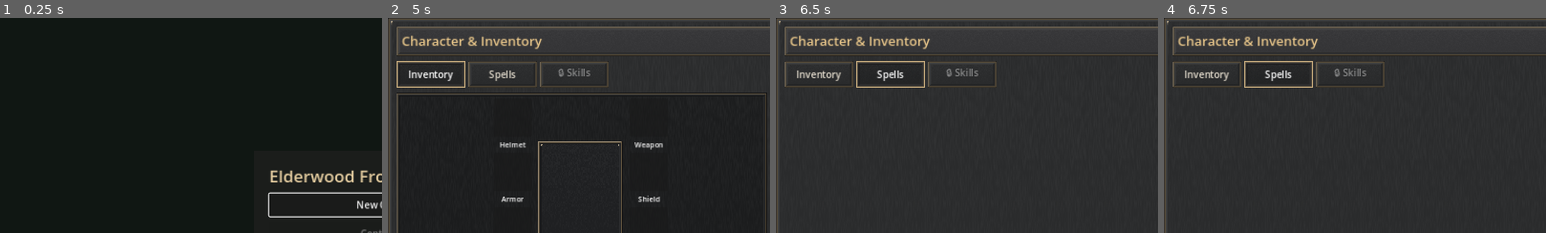
Above: before the commit, frames 1-4 (left to right).
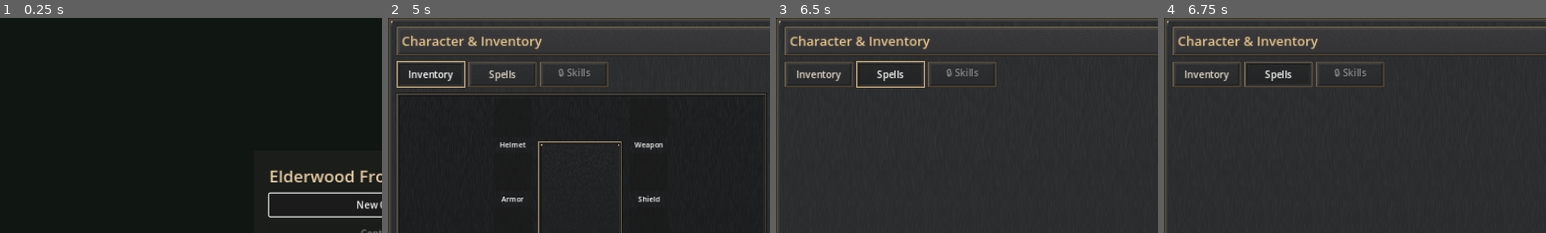
Above: after the commit, the same moments.

Repository: bhubler/elderwood-frontier-pc
Game: Godot game, scene res://scenes/game_menu.tscn
Same seed, same stepped clock (60 frames per second), same inputs: the game is played once before the commit and once after it.
Inputs (mouse positions are % of the whole screen's width and height, from its top left):
- Up to frame 1 (0.25 s): no input
- Up to frame 2 (5 s): click "New Game" at 0.5 s; click "HUMAN Frontier traveler / wea…" at 1.25 s; click "X" at 2 s; click "Continue" at 2.75 s; click "Continue" at 3.5 s; click "Inventory" at 4.25 s
- Up to frame 3 (6.5 s): click "Spells" at 5 s; tap Enter at 5.75 s; move the mouse to (72, 45) at 5.77 s; hold D from 5.78 s (still down); tap E at 5.85 s; click (72, 45) at 5.92 s; tap Space at 6.02 s
- Up to frame 4 (6.75 s): tap Space at 6.5 s; move the mouse to (30, 55) at 6.52 s; release D at 6.53 s; hold S from 6.53 s (still down); tap E at 6.6 s; click (30, 55) at 6.67 s
The pictures show only the part of the screen within x 0-50%, y 0-50%; the shares and areas given below are measured in that part.

Frames 1-3 are identical in both runs. In frame 4, 0.2% of the frame differs, in the area x 21-39%, y 20-33%.
Error in both runs: Invalid assignment of property or key 'accessibility_name' with value of type 'String' on a base object of type 'OptionButton'. (res://scripts/village_interact…

Commit message:
Use speaking NPC portraits across dialogue and quests

Diff:
--- /dev/null
+++ b/scripts/dialogue_portrait.gd
@@ -0,0 +1,26 @@
+extends TextureRect
+## Displays the speaker's in-world artwork, including their wardrobe variant.
+
+func _init() -> void:
+    custom_minimum_size = Vector2(112, 128)
+    size_flags_vertical = Control.SIZE_SHRINK_CENTER
+    expand_mode = TextureRect.EXPAND_IGNORE_SIZE
+    stretch_mode = TextureRect.STRETCH_KEEP_ASPECT_CENTERED
+    texture_filter = CanvasItem.TEXTURE_FILTER_NEAREST
+    mouse_filter = Control.MOUSE_FILTER_IGNORE
+
+func show_speaker(actor: Node, fallback: Texture2D = null) -> void:
+    texture = fallback
+    material = null
+    flip_h = false
+    if is_instance_valid(actor):
+        var art := actor.get_node_or_null("Artwork") as Sprite2D
+        var animator := actor.get_node_or_null("Sprite") as AnimatedSprite2D
+        if art != null:
+            texture = art.texture
+            flip_h = art.flip_h
+        elif animator != null and animator.sprite_frames != null and animator.sprite_frames.has_animation(&"idle"):
+            texture = animator.sprite_frames.get_frame_texture(&"idle", 0)
+            material = animator.material
+            flip_h = animator.flip_h
+    visible = texture != null
--- a/scripts/frontier/forsaken_chapter.gd
+++ b/scripts/frontier/forsaken_chapter.gd
@@ -10,6 +10,7 @@
 const Fireball := preload("res://scripts/pinewood_fireball.gd")
 const FIREBALL_COST := 30.0
 const WayfindingArt := preload("res://scripts/wayfinding_art.gd")
+const DialoguePortrait := preload("res://scripts/dialogue_portrait.gd")
 const InventoryFinish := preload("res://scripts/inventory_finish.gd")
 const PanelHeader := preload("res://scripts/panel_header.gd")
 const AreaTransition := preload("res://scripts/area_transition.gd")
@@ -74,6 +75,11 @@
 var guild_dialog: CenterContainer
 var guild_details: Label
 var guild_confirm: Button
+var guild_portrait: DialoguePortrait
+var mentor_portrait: DialoguePortrait
+var city_lord: Node2D
+var church_priest: Node2D
+var quiet_finn: Node2D
 var guild_master: Node2D
 var watch_captain: Node2D
 var mentor_dialog: CenterContainer
@@ -170,6 +176,9 @@
     grimoire_replay = false
     veiled_agent = null
     guild_master = null
+    city_lord = null
+    church_priest = null
+    quiet_finn = null
     watch_captain = null
 
     var layout: Dictionary = Layouts.REGIONS[region]
@@ -463,9 +472,9 @@
 
 func _dress_stonehaven() -> void:
     _add_art(LANDMARK_ROOT + "drainage_hatch.png", Layouts.STONEHAVEN_DRAIN + Vector2(0, 12), 105.0, -2)
-    var finn := _add_npc("elder", Vector2(-646, 390), 5)
-    if is_instance_valid(finn):
-        finn.autonomous_patrol = false
+    quiet_finn = _add_npc("elder", Vector2(-646, 390), 5)
+    if is_instance_valid(quiet_finn):
+        quiet_finn.autonomous_patrol = false
     _add_local_vendor("blacksmith", "forge", Vector2(-708, 14))
     _add_local_vendor("alchemist", "alch_shop", Vector2(-270, 14))
     _add_local_vendor("shopkeeper", "goods_shop", Vector2(247, 14))
@@ -480,9 +489,9 @@
     _add_landmark("way_shrine", Vector2(658, 440), 76)
     _add_local_npc("guard_sword", Vector2(-610, -178))
     _add_local_npc("guard_spear", Vector2(722, 115))
-    _add_npc("priest", Vector2(238, -178))
+    church_priest = _add_npc("priest", Vector2(238, -178))
     _add_local_npc("monk", Vector2(354, -118), 2)
-    _add_npc("noble", Vector2(-255, -178))
+    city_lord = _add_npc("noble", Vector2(-255, -178))
     _add_local_npc("sweeper", Vector2(-212, 131), 2)
     _add_local_npc("dockhand", Vector2(403, 145), 5)
     guild_master = _add_npc("noble", Vector2(-260, 360), 2)
@@ -656,7 +665,7 @@
 func _unhandled_input(event: InputEvent) -> void:
     if not event is InputEventMouseButton or not event.pressed:
         return
-    if player.choosing_race or inventory.inventory_open or journal_panel.visible or grimoire_dialog.visible or mentor_dialog.visible or guild_dialog.visible or health <= 0:
+    if player.choosing_race or inventory.quest_offer.visible or inventory.inventory_open or journal_panel.visible or grimoire_dialog.visible or mentor_dialog.visible or guild_dialog.visible or health <= 0:
         return
     var cursor: Vector2 = get_global_transform_with_canvas().affine_inverse() * event.position
     if event.button_index == MOUSE_BUTTON_RIGHT:
@@ -733,7 +742,7 @@
         _update_forest_terrain()
     if inventory.inventory_open:
         journal_panel.hide()
-    var blocked: bool = player.choosing_race or inventory.inventory_open or journal_panel.visible or grimoire_dialog.visible or mentor_dialog.visible or guild_dialog.visible
+    var blocked: bool = player.choosing_race or inventory.quest_offer.visible or inventory.inventory_open or journal_panel.visible or grimoire_dialog.visible or mentor_dialog.visible or guild_dialog.visible
     player.set_physics_process(not blocked)
     if is_instance_valid(enemy):
         enemy.target = null if blocked or health <= 0 or not _can_reach_enemy() else player
@@ -751,7 +760,7 @@
 
 func _physics_process(delta: float) -> void:
     player.position = _bounded(player.position)
-    if player.choosing_race or inventory.inventory_open or journal_panel.visible or grimoire_dialog.visible or health <= 0:
+    if player.choosing_race or inventory.quest_offer.visible or inventory.inventory_open or journal_panel.visible or grimoire_dialog.visible or health <= 0:
         return
     mana = minf(State.MAX_MANA, mana + 8.0 * delta)
     attack_wait = maxf(0.0, attack_wait - delta)
@@ -794,7 +803,7 @@
 func _unhandled_key_input(event: InputEvent) -> void:
     if not event is InputEventKey or not event.pressed or event.echo:
         return
-    if player.choosing_race or inventory.inventory_open or health <= 0:
+    if player.choosing_race or inventory.quest_offer.visible or inventory.inventory_open or health <= 0:
         return
     if guild_dialog.visible:
         if event.keycode == KEY_ESCAPE:
@@ -857,7 +866,8 @@
             local_npcs[action].attack()
         else:
             local_npcs[action].interact()
-        notice = "%s — %s" % local_dialogue[action]
+        var lines: Array = local_dialogue[action]
+        inventory.show_person_dialogue(lines[0], lines[1], local_npcs[action])
         return
     if action == "mentor_task":
         if state.mentorship_faction.is_empty() or state.mentorship_year >= 5:
@@ -885,6 +895,7 @@
             notice = "The watchtower has already received its supplies."
         else:
             notice = "Watch Captain — Speak with the Guild Master if you're here about our provisions."
+        _show_speaker("Watch Captain", watch_captain)
         return
     if action == "ruin_chest" and RUIN_TREASURE.has(region):
         var item_id: String = RUIN_TREASURE[region][1]
@@ -945,12 +956,14 @@
         else:
             notice = "Lord of Stonehaven — The city has burdens enough. Earn the Guild Master's trust and return."
         _save()
+        _show_speaker("Lord of Stonehaven", city_lord)
         return
     if action == "church_mentor":
         if state.lord_stage == "share" or state.mentorship_faction == "church":
             _offer_mentor("church")
         else:
             notice = "Priest — May you find wisdom in your journeys. Bring the ancient stone's prophecy to us if you learn more."
+            _show_speaker("Priest", church_priest)
         return
     match action:
         "main_gate":
@@ -971,6 +984,7 @@
                     _add_point("cellar_gate", "Hidden Drainage Door", Layouts.STONEHAVEN_DRAIN)
                 _save()
             notice = "Quiet Finn whispers about a scratched black hand on a low hatch tucked behind the forge."
+            _show_speaker("Quiet Finn", quiet_finn)
         "emissary":
             if not is_instance_valid(emissary):
                 return
@@ -985,6 +999,7 @@
             else:
                 notice = "Emissary — The Black Hand remembers you. The way beneath Stonehaven is still open."
             state.emissary_pending = false
+            _show_speaker("Emissary", emissary_actor)
             _remove_emissary()
             _save()
         "veiled_agent":
@@ -1058,6 +1073,22 @@
                 notice = "Veiled Agent — The ledger is still in the oath vault."
         "complete":
             notice = "Veiled Agent — Welcome back, Black Hand."
+        _:
+            return
+    _show_speaker("Veiled Agent", veiled_agent)
+
+func _show_speaker(title: String, actor: Node) -> void:
+    inventory.show_person_dialogue(title, notice.trim_prefix(title + " — "), actor)
+
+func _append_dialogue_portrait(content: VBoxContainer, dialogue: Label) -> DialoguePortrait:
+    var row := HBoxContainer.new()
+    row.add_theme_constant_override("separation", 18)
+    content.add_child(row)
+    var portrait := DialoguePortrait.new()
+    row.add_child(portrait)
+    dialogue.size_flags_horizontal = Control.SIZE_EXPAND_FILL
+    row.add_child(dialogue)
+    return portrait
 
 func _take_item(item_id: String, message: String) -> void:
     if item_id in state.quest_items:
@@ -1087,7 +1118,7 @@
     InventoryFinish.style_dialog_action(content.get_child(0).get_node("CloseButton"))
     guild_details = Label.new()
     guild_details.autowrap_mode = TextServer.AUTOWRAP_WORD_SMART
-    content.add_child(guild_details)
+    guild_portrait = _append_dialogue_portrait(content, guild_details)
     guild_confirm = Button.new()
     InventoryFinish.style_dialog_action(guild_confirm)
     guild_confirm.pressed.connect(_confirm_guild_dialog)
@@ -1095,6 +1126,7 @@
     guild_dialog.hide()
 
 func _show_guild_dialog() -> void:
+    guild_portrait.show_speaker(guild_master)
     guild_confirm.show()
     if state.guild_rank.is_empty():
         if linked_from_gate and not rite_completed:
@@ -1155,17 +1187,27 @@
     InventoryFinish.style_dialog_action(content.get_child(0).get_node("CloseButton"))
     mentor_details = Label.new()
     mentor_details.autowrap_mode = TextServer.AUTOWRAP_WORD_SMART
-    content.add_child(mentor_details)
+    mentor_portrait = _append_dialogue_portrait(content, mentor_details)
     mentor_choices = VBoxContainer.new()
     content.add_child(mentor_choices)
     mentor_dialog.hide()
 
+func _mentor_actor(faction: String) -> Node2D:
+    match faction:
+        "church": return church_priest
+        "black_hand": return veiled_agent
+        _: return city_lord
+
 func _offer_mentor(faction: String) -> void:
+    var actor := _mentor_actor(faction)
+    var title := Mentorship.mentor(faction)
     if not state.mentorship_faction.is_empty() and state.mentorship_faction != faction:
         notice = "Your apprenticeship is already pledged to %s. You may still study other disciplines later." % Mentorship.mentor(state.mentorship_faction)
+        _show_speaker(title, actor)
         return
     if state.mentorship_year >= 5:
         notice = "%s — Five years have passed. You are twenty now. Your apprenticeship is complete, but the world still has much to teach." % Mentorship.mentor(faction)
+        _show_speaker(title, actor)
         return
     var task_key := "mentor_task_%d" % state.mentorship_year
     if task_key in state.quest_items:
@@ -1182,11 +1224,13 @@
             state.lord_stage = "prologue_complete"
             notice = "Five years have passed. You are now twenty years old. %s has trained you through five assignments. Your journey truly begins. (+60 XP)" % Mentorship.mentor(faction)
             _save()
+            _show_speaker(title, actor)
             return
         notice = "Year %d complete. A year passes in training under %s. (+60 XP) Choose your focus for your next year." % [state.mentorship_year, Mentorship.mentor(faction)]
     elif not state.mentorship_focus.is_empty():
         var mission: Array = Mentorship.mission(faction, state.mentorship_year)
         notice = "%s — Your assignment: %s. %s" % [Mentorship.mentor(faction), str(mission[2]), str(mission[3])]
+        _show_speaker(title, actor)
         return
     pending_mentor = faction
     mentor_heading.text = Mentorship.mentor(faction)
@@ -1199,6 +1243,7 @@
         button.text = str(focus)
         button.pressed.connect(_choose_mentor_focus.bind(str(focus)))
         mentor_choices.add_child(button)
+    mentor_portrait.show_speaker(actor)
     mentor_dialog.show()
 
 func _choose_mentor_focus(focus: String) -> void:
@@ -1213,6 +1258,7 @@
     var mission: Array = Mentorship.mission(state.mentorship_faction, state.mentorship_year)
     notice = "%s takes you as an apprentice. Year %d focus: %s. First task: %s. %s" % [Mentorship.mentor(state.mentorship_faction), state.mentorship_year + 1, focus, str(mission[2]), str(mission[3])]
     _save()
+    _show_speaker(Mentorship.mentor(state.mentorship_faction), _mentor_actor(state.mentorship_faction))
 
 func _build_grimoire_dialog() -> void:
     grimoire_dialog = CenterContainer.new()
--- a/scripts/village_interactions.gd
+++ b/scripts/village_interactions.gd
@@ -28,7 +28,9 @@
 var quest_details: Label
 var decline_quest: Button
 var turning_in_quest := false
-var intro_objective_open := false
+var dialogue_continue_only := false
+const DialoguePortrait := preload("res://scripts/dialogue_portrait.gd")
+var quest_portrait: DialoguePortrait
 var health_bar: ProgressBar
 var mana_bar: ProgressBar
 var health_text: Label
@@ -236,14 +238,8 @@
     var body := HBoxContainer.new()
     body.add_theme_constant_override("separation", 18)
     content.add_child(body)
-    var elder_portrait := TextureRect.new()
-    elder_portrait.texture = VillageNPC.ART[&"Elden"]
-    elder_portrait.custom_minimum_size = Vector2(112, 128)
-    elder_portrait.size_flags_vertical = Control.SIZE_SHRINK_CENTER
-    elder_portrait.expand_mode = TextureRect.EXPAND_IGNORE_SIZE
-    elder_portrait.stretch_mode = TextureRect.STRETCH_KEEP_ASPECT_CENTERED
-    elder_portrait.texture_filter = CanvasItem.TEXTURE_FILTER_NEAREST
-    body.add_child(elder_portrait)
+    quest_portrait = DialoguePortrait.new()
+    body.add_child(quest_portrait)
     quest_details = Label.new()
     quest_details.autowrap_mode = TextServer.AUTOWRAP_WORD_SMART
     quest_details.add_theme_font_size_override("font_size", 18)
@@ -265,18 +261,27 @@
     quest_offer.hide()
 
 func _show_intro_objective() -> void:
-    intro_objective_open = true
-    quest_title.text = "Speak to the Village Elder"
-    quest_details.text = "Find Elder Elden in Elderwood Village. Look for the gold quest marker above his head, then press E when you’re near him."
+    show_person_dialogue("Speak to the Village Elder",
+        "Find Elder Elden in Elderwood Village. Look for the gold quest marker above his head, then press E when you’re near him.",
+        null, VillageNPC.ART[&"Elden"])
+
+func show_person_dialogue(title: String, words: String, actor: Node, fallback: Texture2D = null) -> void:
+    dialogue_continue_only = true
+    conversation_open = true
+    quest_title.text = title
+    quest_details.text = words
+    quest_portrait.show_speaker(actor, fallback)
     accept_quest.text = "Continue"
     decline_quest.hide()
     notice_timer.stop()
     ui.hide()
     quest_offer.show()
+    player.set_physics_process(false)
     accept_quest.grab_focus()
 
 func _show_quest_offer(turn_in := false) -> void:
-    intro_objective_open = false
+    quest_portrait.show_speaker(speaker, VillageNPC.ART[&"Elden"])
+    dialogue_continue_only = false
     decline_quest.show()
     turning_in_quest = turn_in
     quest_title.text = "Rite of Manhood — Complete" if turn_in else "Your Fifteenth Birthday — Rite of Manhood"
@@ -286,15 +291,17 @@
     notice_timer.stop()
     ui.hide()
     quest_offer.show()
+    player.set_physics_process(false)
     accept_quest.grab_focus()
 
 func _close_quest_offer() -> void:
     quest_offer.hide()
-    intro_objective_open = false
+    dialogue_continue_only = false
+    player.set_physics_process(true)
     conversation_open = false
 
 func _confirm_road_quest() -> void:
-    if intro_objective_open:
+    if dialogue_continue_only:
         _close_quest_offer()
     elif not turning_in_quest:
         _accept_road_quest()
@@ -878,7 +885,7 @@
     if not event is InputEventKey or not event.pressed or event.echo:
         return
     if quest_offer.visible:
-        if event.keycode == KEY_ESCAPE:
+        if event.keycode == KEY_ESCAPE or (dialogue_continue_only and event.keycode == KEY_E):
             _close_quest_offer()
         get_viewport().set_input_as_handled()
         return
@@ -918,8 +925,7 @@
             if player.position.distance_to(Vector2(4200, 120)) < 190.0:
                 _leave_inn()
             else:
-                conversation_open = true
-                _show_message("Mara: Make yourself at home. The fire is warm and the road can wait.", 0.0)
+                show_person_dialogue("Mara · Innkeeper", "Make yourself at home. The fire is warm and the road can wait.", null, VillageNPC.ART[&"Mara"])
         else:
             var nearest := _nearest_person()
             if _near_pinewood_entrance() and not player.choosing_race:
@@ -938,9 +944,7 @@
                     return
                 if road_dialogue:
                     words = _pip_road_dialogue()
-                _show_message("%s — %s:\n%s\n\n[E] Continue" % [people[nearest]["name"], people[nearest]["role"], words], 0.0)
-                if road_dialogue:
-                    notice_timer.stop()
+                show_person_dialogue("%s · %s" % [people[nearest]["name"], people[nearest]["role"]], words, speaker)
             elif player.position.distance_to(Vector2(-390, -190)) < 155.0:
                 _enter_inn()
         get_viewport().set_input_as_handled()
Not shown, changed: AGENTS.md
